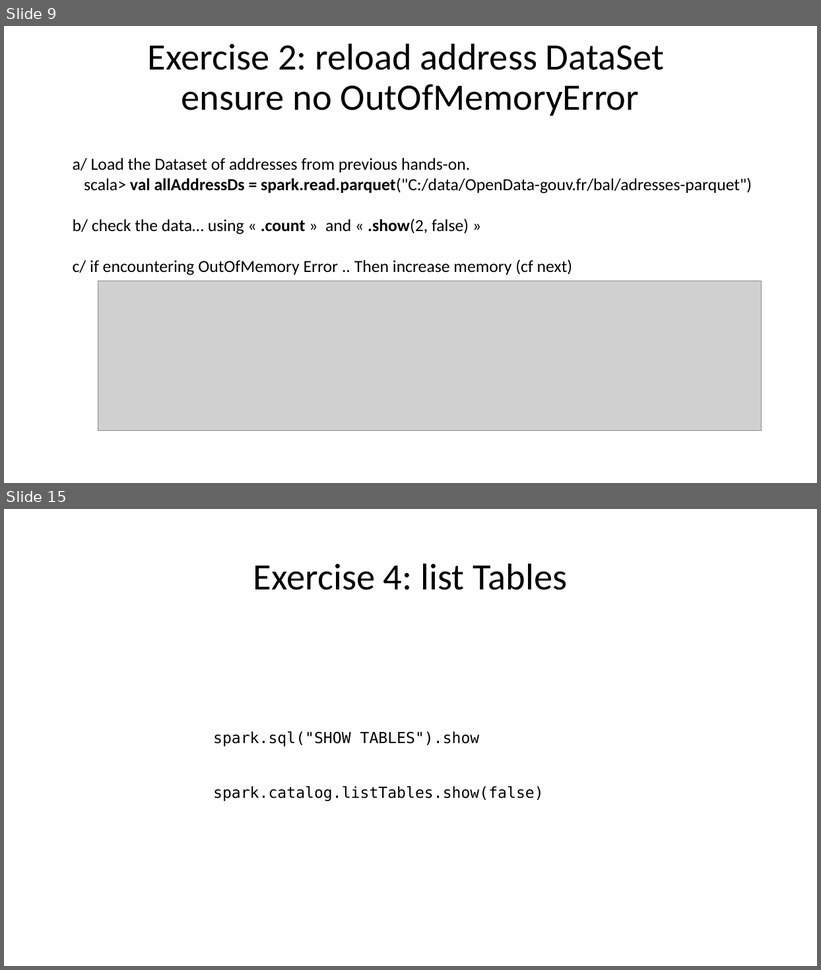
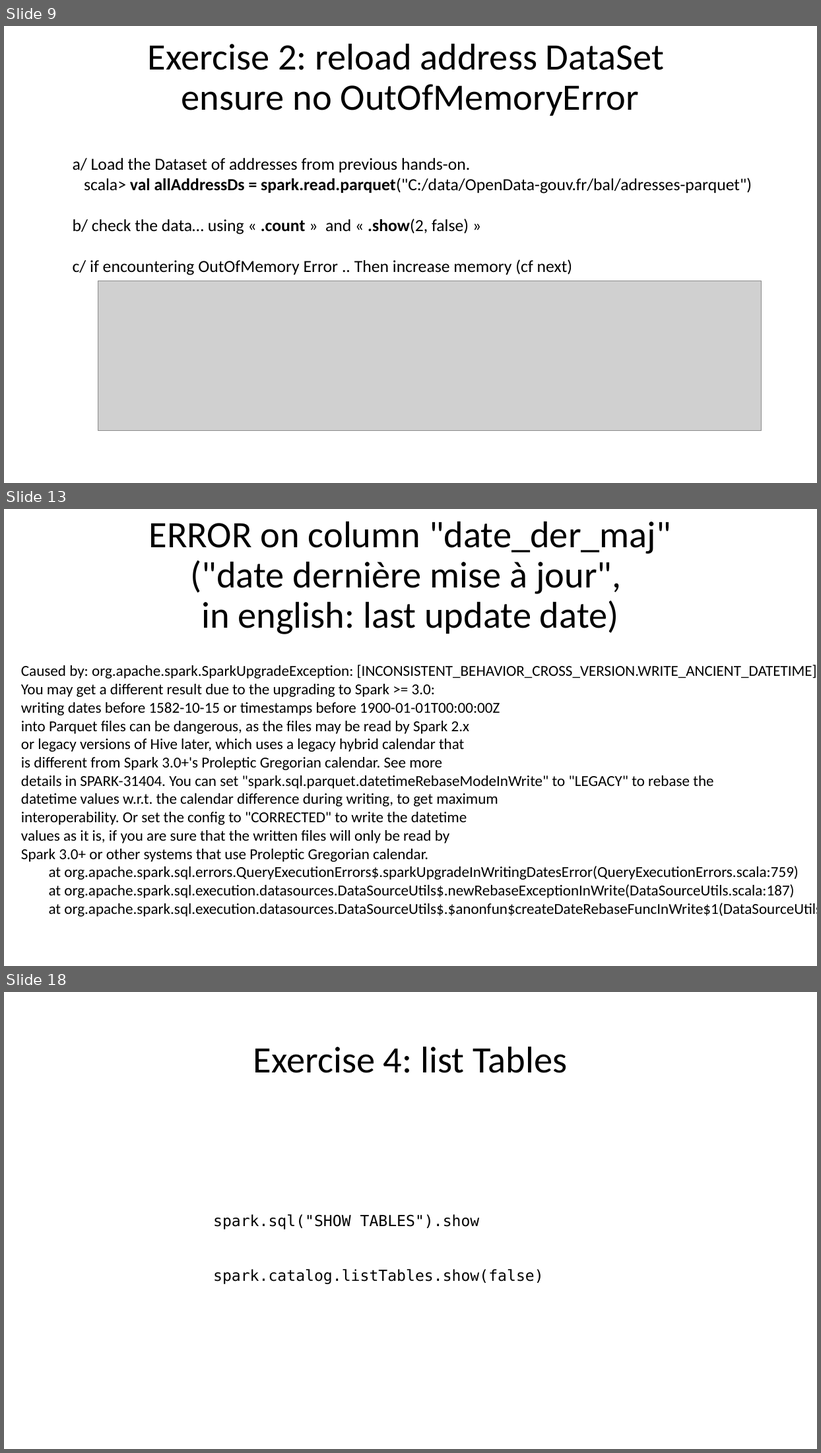
Before and after one commit to Arnaud-Nauwynck/presentations, a slide deck: pres-bigdata/Hands-On/BigData-Spark-TD3.pptx. Shown one above the other, each under a label of ours: slides 9 and 15 before the commit, slides 9, 13 and 18 after it; the slides between them are not shown. The pictures are 821x970 and 821x1453 pixels, drawn with LibreOffice and Linux fonts; fonts in the diff are those of the drawing; grey boxes stand for pictures. Boxes give left, top, right and bottom in pixels: in the first picture for what was removed or moved away, otherwise in the second. Text is boxed around its words. In the diff, an @@ line names an element or a change of style, - is before the commit and + after.

```diff
--- a/pres-bigdata/Hands-On/BigData-Spark-TD3.pptx
+++ b/pres-bigdata/Hands-On/BigData-Spark-TD3.pptx
@@ slide 13 added at bbox=[4, 509, 817, 966], background #FFFFFF @@
@@ title added at bbox=[149, 521, 671, 634], 44 pt, text #000000 @@
+ERROR on column "date_der_maj"
+("date dernière mise à jour",
+in english: last update date)
@@ text added at bbox=[21, 665, 817, 917], 18 pt, text #000000 @@
+Caused by: org.apache.spark.SparkUpgradeException: [INCONSISTENT_BEHAVIOR_CROSS_VERSION.WRITE_ANCIENT_DATETIME]
+You may get a different result due to the upgrading to Spark >= 3.0:
+writing dates before 1582-10-15 or timestamps before 1900-01-01T00:00:00Z
+into Parquet files can be dangerous, as the files may be read by Spark 2.x
+or legacy versions of Hive later, which uses a legacy hybrid calendar that
+is different from Spark 3.0+'s Proleptic Gregorian calendar. See more
+details in SPARK-31404. You can set "spark.sql.parquet.datetimeRebaseModeInWrite" to "LEGACY" to rebase the
+datetime values w.r.t. the calendar difference during writing, to get maximum
+interoperability. Or set the config to "CORRECTED" to write the datetime
+values as it is, if you are sure that the written files will only be read by
+Spark 3.0+ or other systems that use Proleptic Gregorian calendar.
+at org.apache.spark.sql.errors.QueryExecutionErrors$.sparkUpgradeInWritingDatesError(QueryExecutionErrors.scala:759)
+at org.apache.spark.sql.execution.datasources.DataSourceUtils$.newRebaseExceptionInWrite(DataSourceUtils.scala:187)
+at org.apache.spark.sql.execution.datasources.DataSourceUtils$.$anonfun$createDateRebaseFuncInWrite$1(DataSourceUtils.scala:207
@@ what was slide 15 is now slide 18 @@
```
Also in this commit, not shown: 4 slides changed, 2 other slides added, 9 other files.
